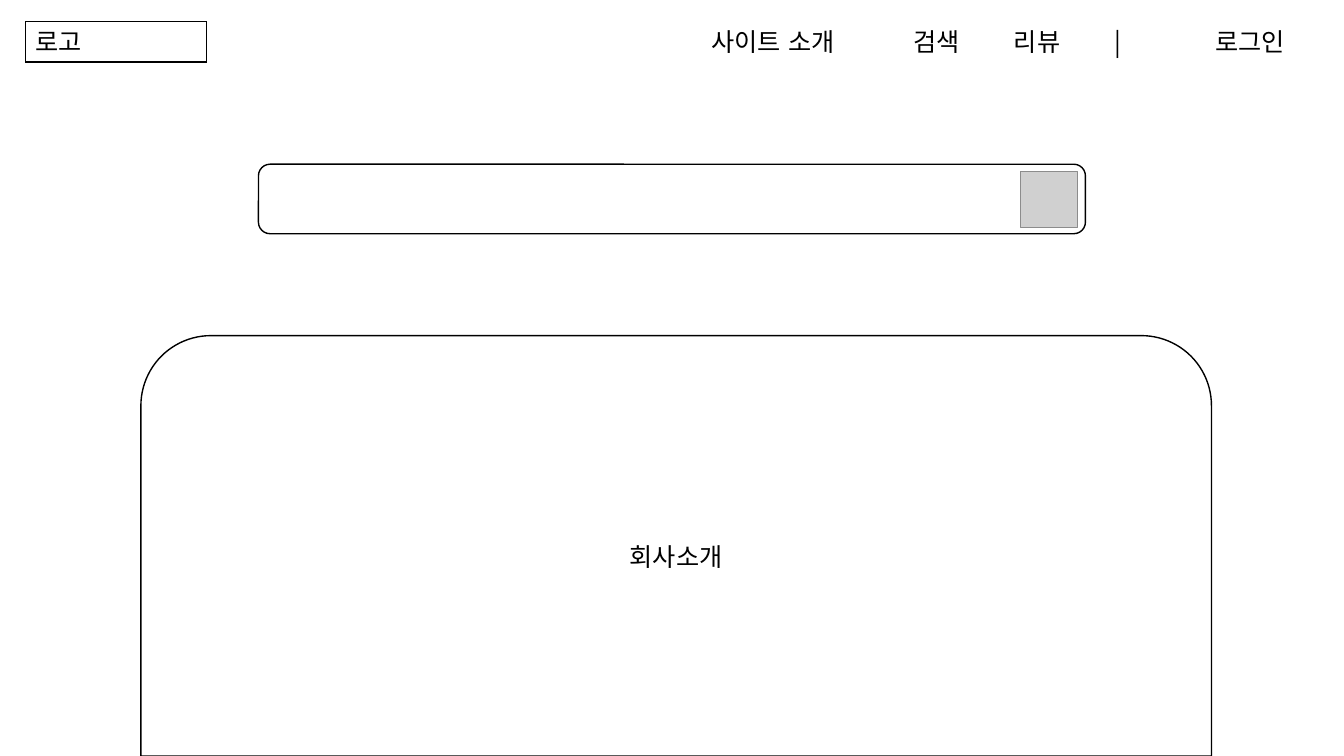
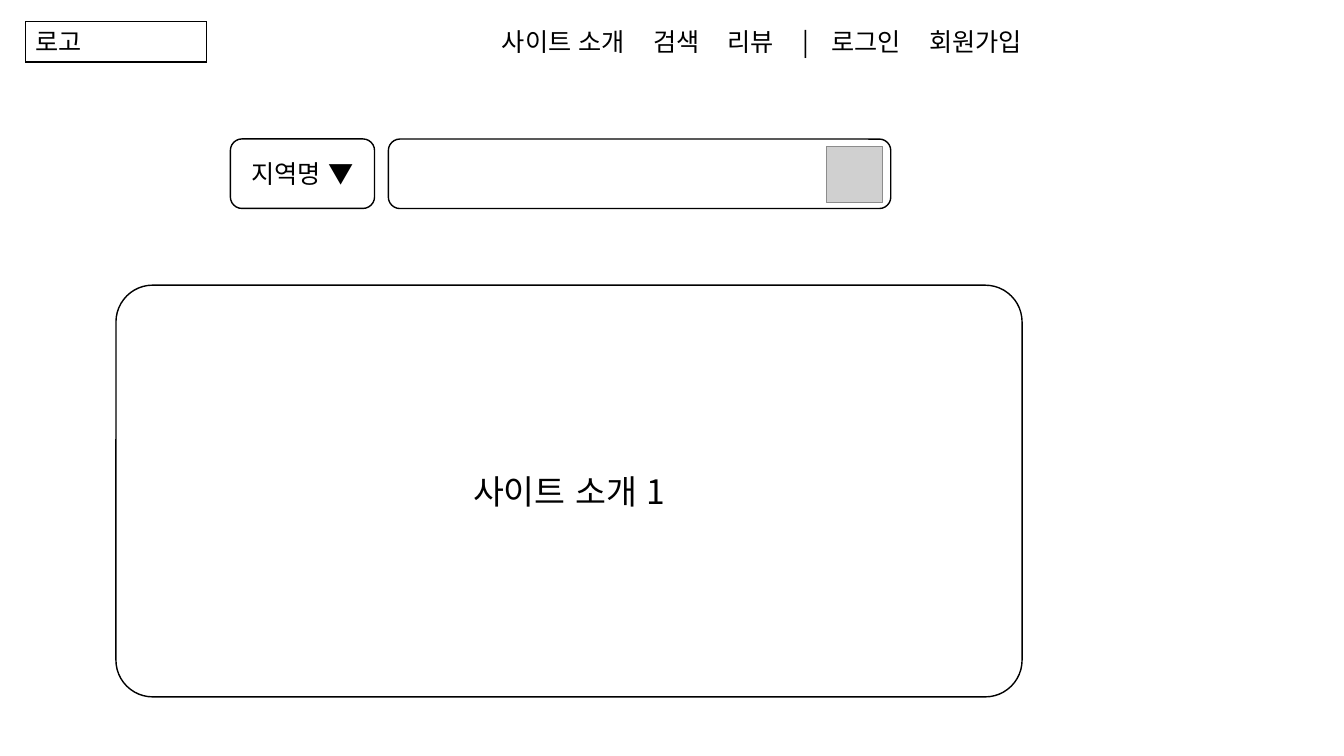
Before and after one commit to hyun5292/React, a slide deck: slide 1 of treview/public/assets/화면구성도.pptx. Drawn at 1344x756 pixels with LibreOffice and Linux fonts; fonts in the diff are those of the drawing; grey boxes stand for pictures. Boxes give left, top, right and bottom in pixels: in the first picture for what was removed or moved away, otherwise in the second. Text is boxed around its words. In the diff, an @@ line names an element or a change of style, - is before the commit and + after.

```diff
--- a/treview/public/assets/화면구성도.pptx
+++ b/treview/public/assets/화면구성도.pptx
@@ text at bbox=[502, 30, 1022, 53]: text changed @@
-사이트 소개 검색 리뷰 | 로그인
+사이트 소개 검색 리뷰 | 로그인 회원가입
@@ rounded rectangle added at bbox=[231, 139, 375, 209], fill #FFFFFF, outline #000000 1 pt, 18 pt, text #000000 @@
+지역명 ▼
@@ rounded rectangle: place and size @@
-rounded rectangle at bbox=[258, 164, 1085, 234]
+rounded rectangle at bbox=[388, 139, 890, 209]
@@ picture: place and size @@
-picture at bbox=[1021, 171, 1078, 228]
+picture at bbox=[827, 146, 883, 203]
@@ rounded rectangle added at bbox=[116, 285, 1022, 697], fill #FFFFFF, outline #000000 1 pt @@
@@ round same rect removed at bbox=[141, 336, 1212, 756] @@
-회사소개
@@ text added at bbox=[473, 476, 665, 507], 24 pt, text #000000 @@
+사이트 소개 1
```
Also in this commit, not shown: 4 other slides changed, 6 slides added, 2 slides removed, 1 other file.
